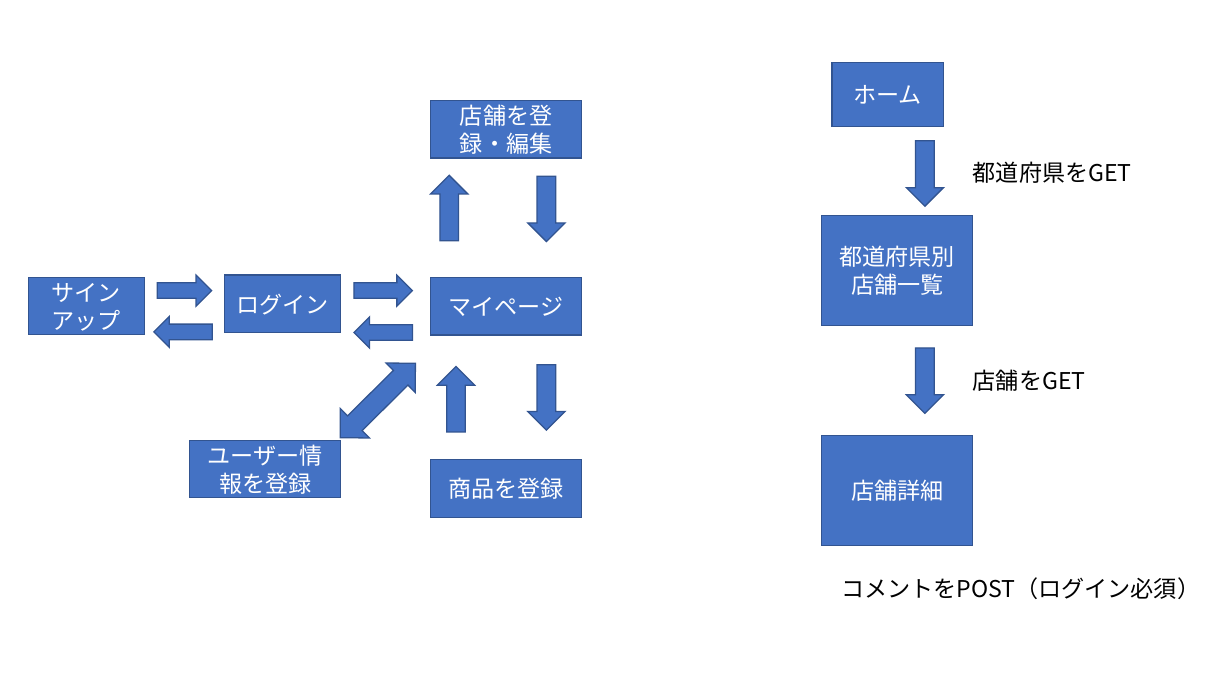
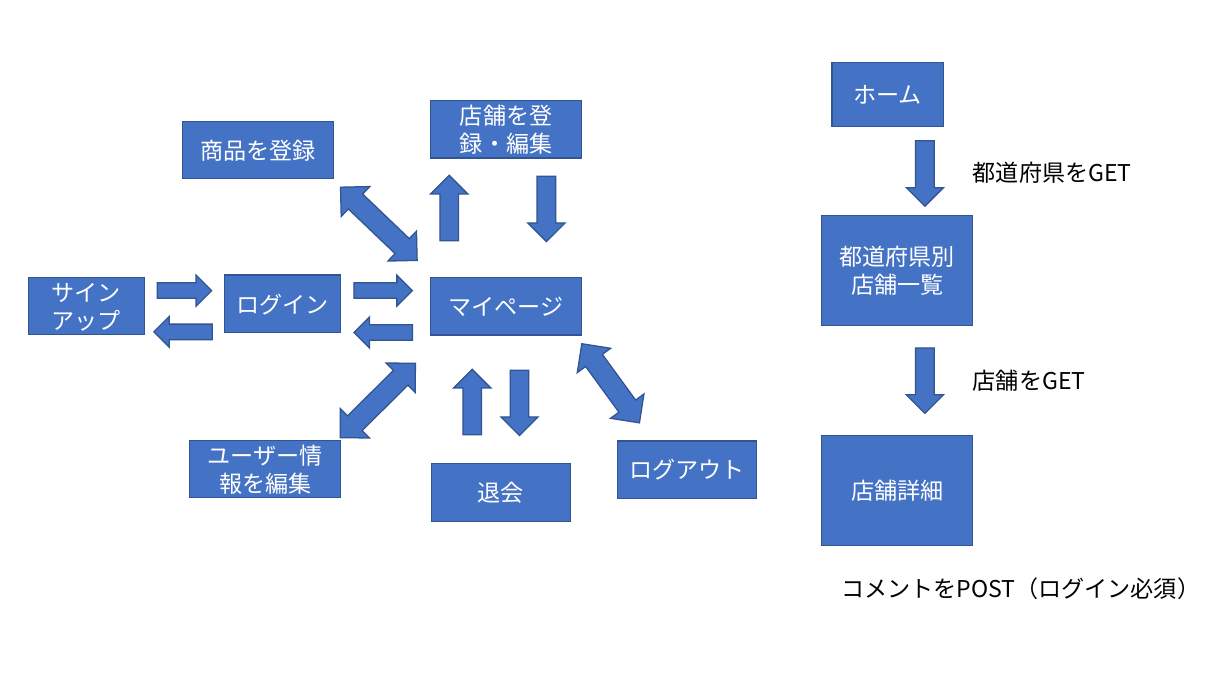
Before and after one commit to Hiroshii-m/farm-site, a slide deck: slide 1 of 画面構成.pptx. Drawn at 1232x693 pixels with LibreOffice and Linux fonts; fonts in the diff are those of the drawing. Boxes give left, top, right and bottom in pixels: in the first picture for what was removed or moved away, otherwise in the second. Text is boxed around its words. In the diff, an @@ line names an element or a change of style, - is before the commit and + after.

```diff
--- a/画面構成.pptx
+++ b/画面構成.pptx
@@ rectangle "商品を登録" moved from (x1=431, y1=460, x2=581, y2=518) to (x1=183, y1=121, x2=334, y2=178) @@
@@ left right arrow added at (x1=327, y1=172, x2=432, y2=276), fill #4472C4, outline #325491 1 pt @@
@@ left right arrow added at (x1=565, y1=331, x2=657, y2=435), fill #4472C4, outline #325491 1 pt @@
@@ down arrow moved from (x1=437, y1=367, x2=474, y2=433) to (x1=454, y1=370, x2=491, y2=435) @@
@@ down arrow moved from (x1=528, y1=365, x2=565, y2=431) to (x1=501, y1=371, x2=538, y2=436) @@
@@ text in rectangle at (x1=208, y1=444, x2=323, y2=494): text changed @@
-ユーザー情報を登録
+ユーザー情報を編集
@@ rectangle added at (x1=617, y1=441, x2=756, y2=498), fill #4472C4, outline #325491 1 pt, 18 pt, text #FFFFFF @@
+ログアウト
@@ rectangle added at (x1=432, y1=464, x2=570, y2=521), fill #4472C4, outline #325491 1 pt, 18 pt, text #FFFFFF @@
+退会
```
Also in this commit, not shown: 7 other files.
